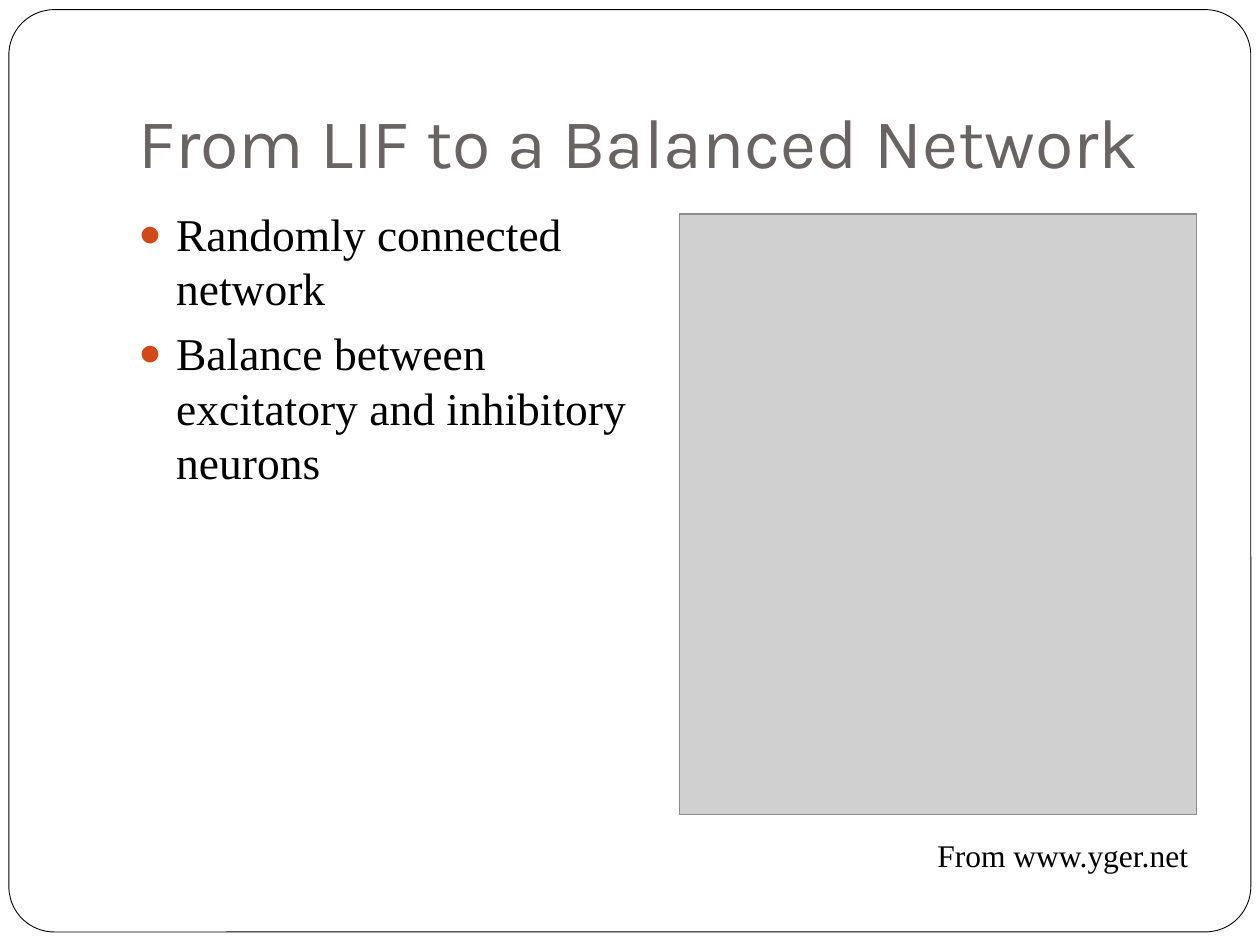
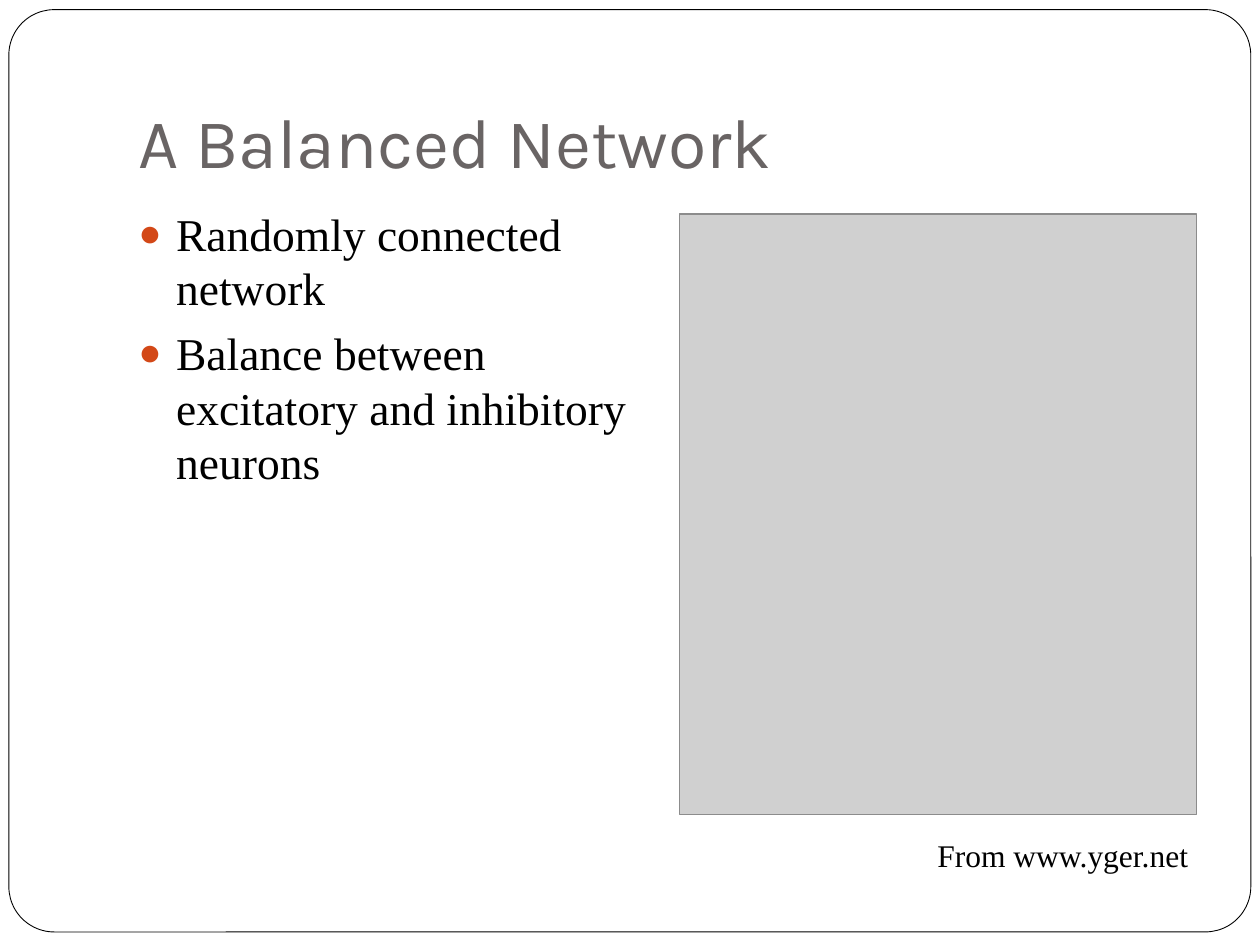
Before and after one commit to jiribrummer/Balanced_network, a slide deck: slide 5 of Final presentation bachelor thesis Jiri Brummer - dynamics of balanced network.pptx (slide 7 before the commit). Drawn at 1260x945 pixels with LibreOffice and Linux fonts; fonts in the diff are those of the drawing; grey boxes stand for pictures. Boxes give left, top, right and bottom in pixels: in the first picture for what was removed or moved away, otherwise in the second. Text is boxed around its words. In the diff, an @@ line names an element or a change of style, - is before the commit and + after.

```diff
--- a/Final presentation bachelor thesis Jiri Brummer - dynamics of balanced network.pptx
+++ b/Final presentation bachelor thesis Jiri Brummer - dynamics of balanced network.pptx
@@ title at (x1=138, y1=120, x2=771, y2=169): text changed @@
-From LIF to a Balanced Network
+A Balanced Network
```
Also in this commit, not shown: 6 other slides changed, 2 other files.
